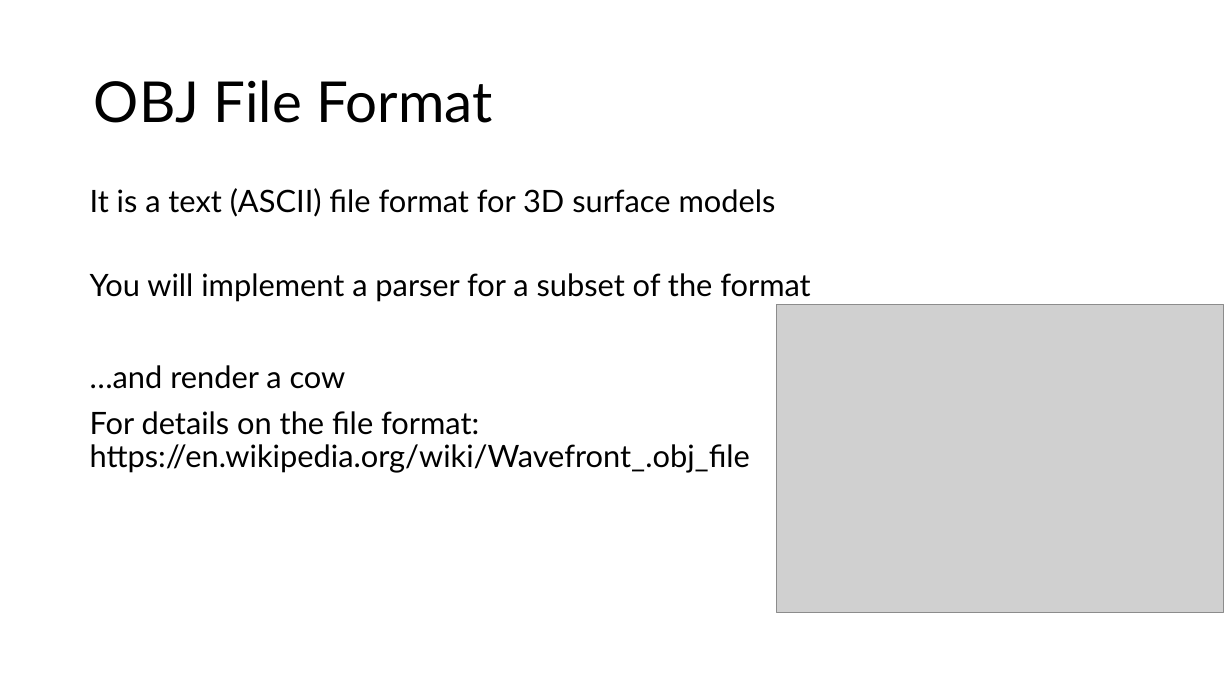
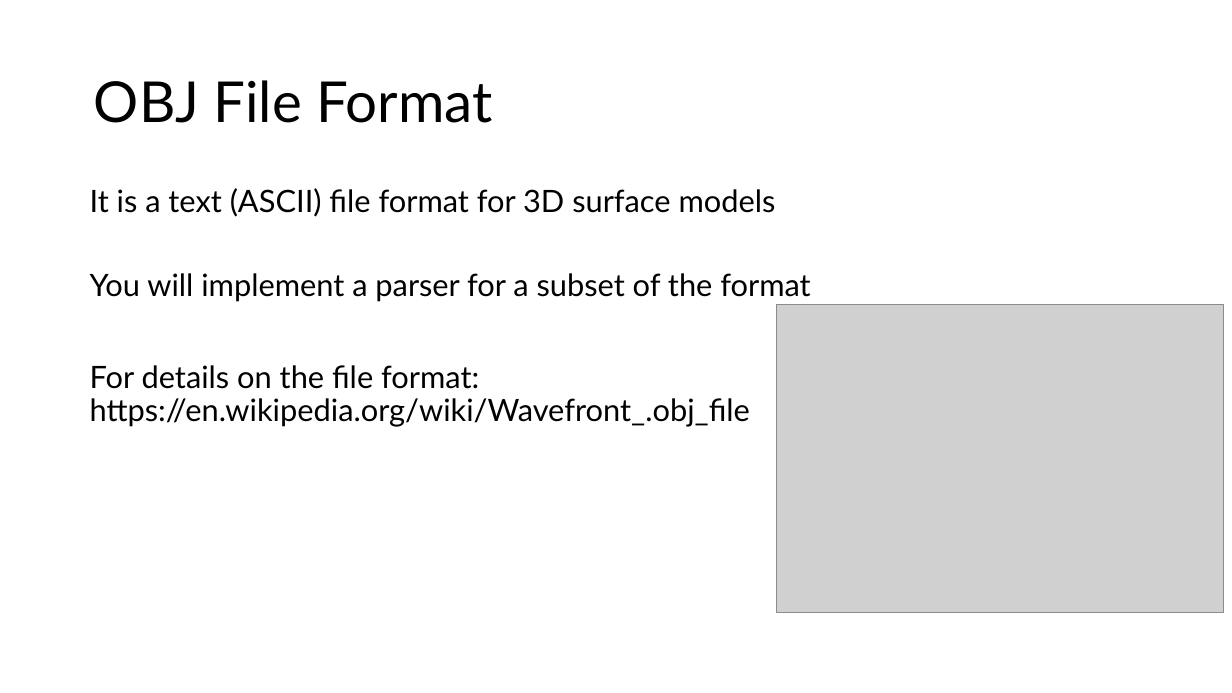
Before and after one commit to UIllinoisGraphics/CS296, a slide deck: slide 2 of Lectures/CS296-OBJ.pptx (slide 3 before the commit). Drawn at 1232x693 pixels with LibreOffice and Linux fonts; fonts in the diff are those of the drawing; grey boxes stand for pictures. Boxes give left, top, right and bottom in pixels: in the first picture for what was removed or moved away, otherwise in the second. Text is boxed around its words. In the diff, an @@ line names an element or a change of style, - is before the commit and + after.

```diff
--- a/Lectures/CS296-OBJ.pptx
+++ b/Lectures/CS296-OBJ.pptx
@@ text at (90,365,346,389): paragraph removed @@
-…and render a cow
```
Also in this commit, not shown: 2 other slides changed, 4 slides added, 11 slides removed.
